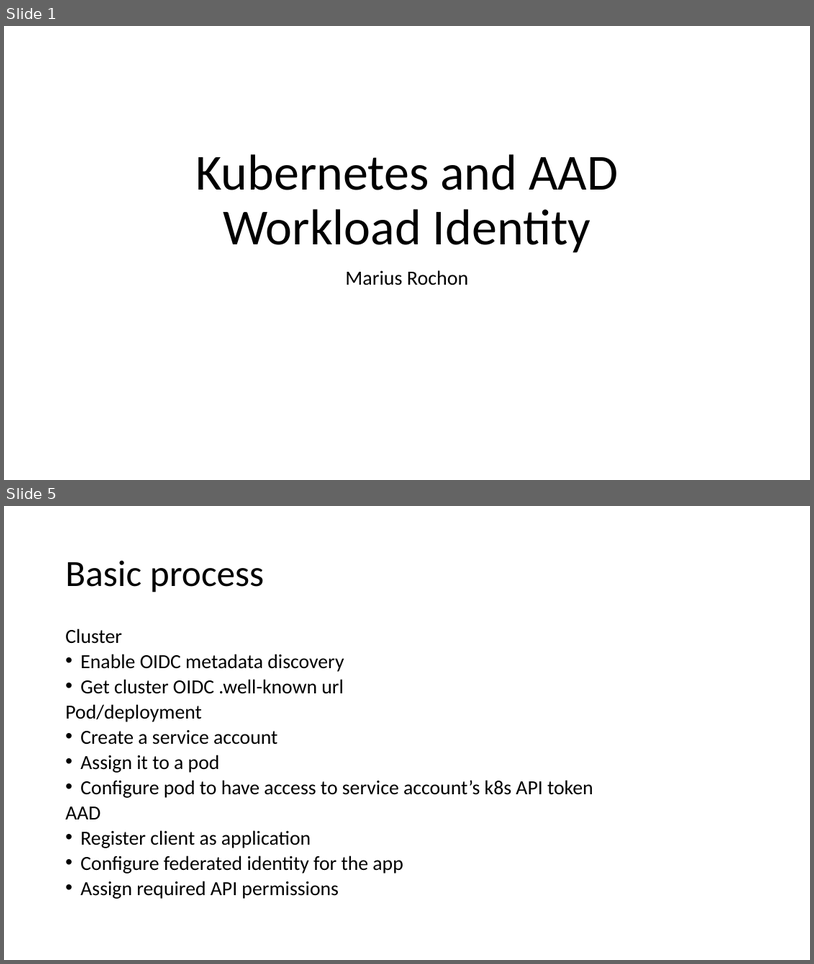
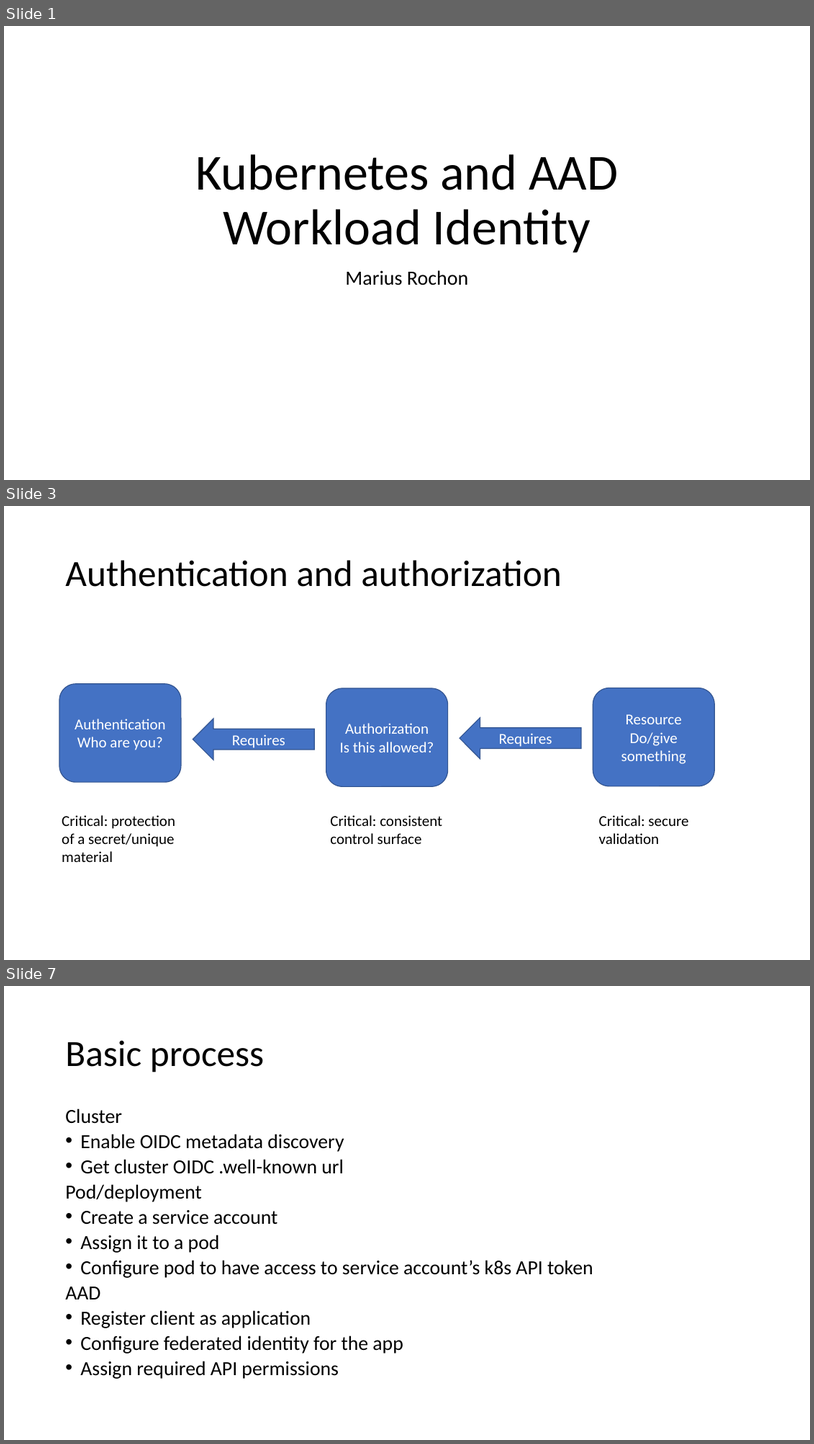
Before and after one commit to mrochon/aks, a slide deck: WorkloadIdentity/K8sAndWprkflowIdentity.pptx. Shown one above the other, each under a label of ours: slides 1 and 5 before the commit, slides 1, 3 and 7 after it; the slides between them are not shown. The pictures are 814x964 and 814x1444 pixels, drawn with LibreOffice and Linux fonts; fonts in the diff are those of the drawing. Boxes give left, top, right and bottom in pixels: in the first picture for what was removed or moved away, otherwise in the second. Text is boxed around its words. In the diff, an @@ line names an element or a change of style, - is before the commit and + after.

```diff
--- a/WorkloadIdentity/K8sAndWprkflowIdentity.pptx
+++ b/WorkloadIdentity/K8sAndWprkflowIdentity.pptx
@@ slide 3 added at [4,506,810,960], background #FFFFFF @@
@@ title added at [65,560,561,587], 44 pt, text #000000 @@
+Authentication and authorization
@@ rounded rectangle added at [59,684,181,782], fill #4472C4, outline #325491 1 pt, 18 pt, text #FFFFFF @@
+Authentication
+Who are you?
@@ rounded rectangle added at [327,688,448,786], fill #4472C4, outline #325491 1 pt, 18 pt, text #FFFFFF @@
+Authorization
+Is this allowed?
@@ rounded rectangle added at [593,688,715,786], fill #4472C4, outline #325491 1 pt, 18 pt, text #FFFFFF @@
+Resource
+Do/give something
@@ left arrow added at [193,718,314,759], fill #4472C4, outline #325491 1 pt, 18 pt, text #FFFFFF @@
+Requires
@@ left arrow added at [460,717,581,758], fill #4472C4, outline #325491 1 pt, 18 pt, text #FFFFFF @@
+Requires
@@ text added at [62,815,175,862], 18 pt, text #000000 @@
+Critical: protection of a secret/unique material
@@ text added at [330,815,442,844], 18 pt, text #000000 @@
+Critical: consistent control surface
@@ text added at [599,815,689,844], 18 pt, text #000000 @@
+Critical: secure validation
@@ what was slide 5 is now slide 7 @@
```
Also in this commit, not shown: 3 slides changed, 1 other slide added, 1 other file.
